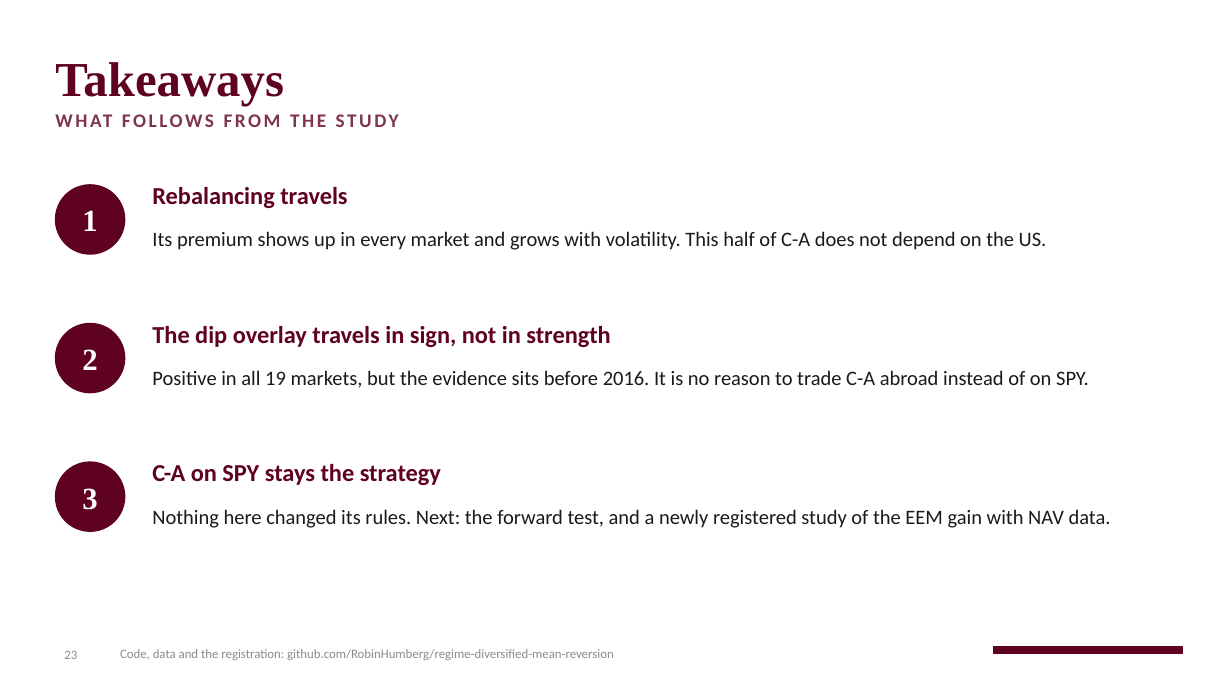
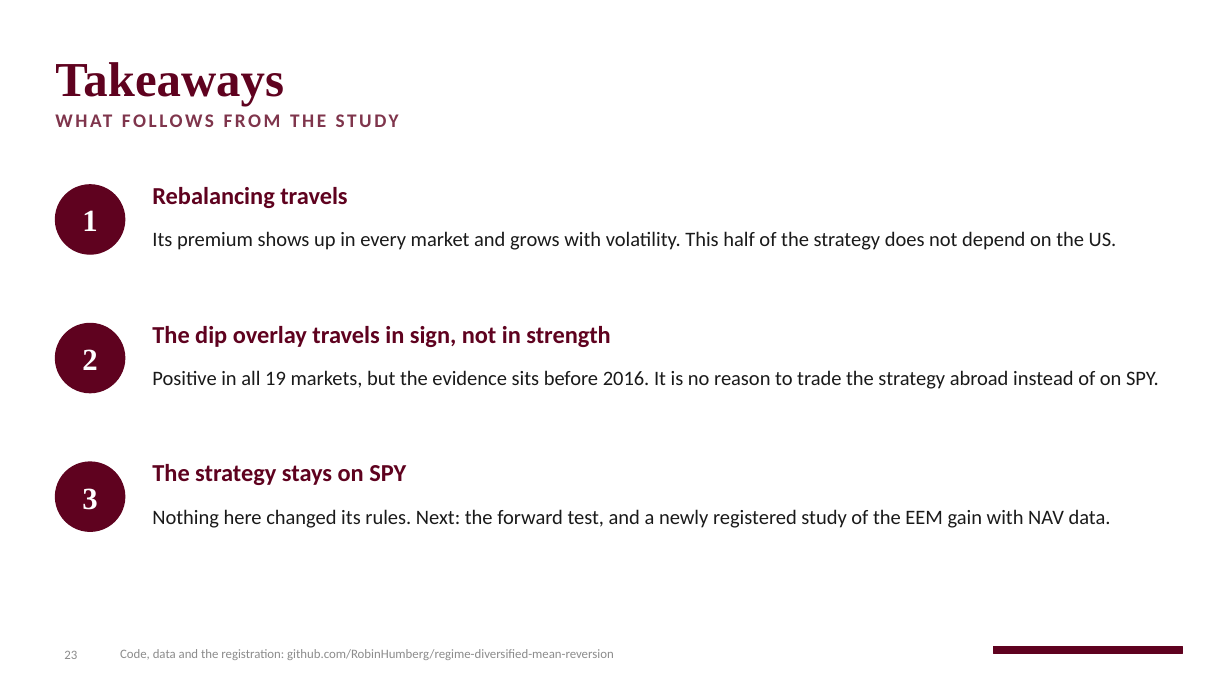
Before and after one commit to RobinHumberg/regime-diversified-mean-reversion, a slide deck: slide 23 of presentation/regime_mr_other_markets.pptx. Drawn at 1232x693 pixels with LibreOffice and Linux fonts; fonts in the diff are those of the drawing; background and template pictures are left out. Boxes give left, top, right and bottom in pixels: in the first picture for what was removed or moved away, otherwise in the second. Text is boxed around its words. In the diff, an @@ line names an element or a change of style, - is before the commit and + after.

```diff
--- a/presentation/regime_mr_other_markets.pptx
+++ b/presentation/regime_mr_other_markets.pptx
@@ text at (152, 231, 1117, 250): text changed @@
-Its premium shows up in every market and grows with volatility. This half of C-A does not depend on the US.
+Its premium shows up in every market and grows with volatility. This half of the strategy does not depend on the US.
@@ text at (152, 370, 1159, 389): text changed @@
-Positive in all 19 markets, but the evidence sits before 2016. It is no reason to trade C-A abroad instead of on SPY.
+Positive in all 19 markets, but the evidence sits before 2016. It is no reason to trade the strategy abroad instead of on SPY.
@@ text at (152, 464, 406, 485): text changed @@
-C-A on SPY stays the strategy
+The strategy stays on SPY
```
Also in this commit, not shown: 11 other slides changed, 3 other files.
